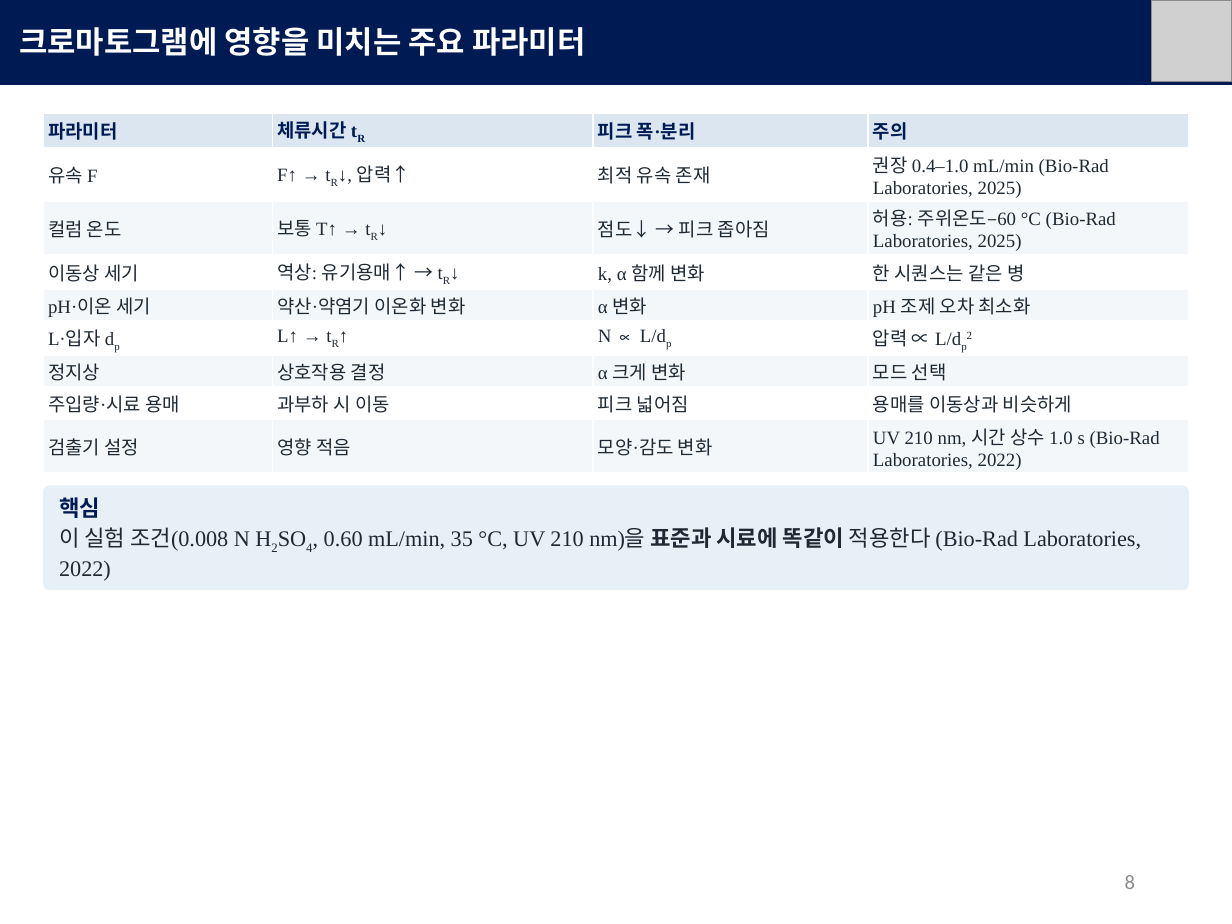
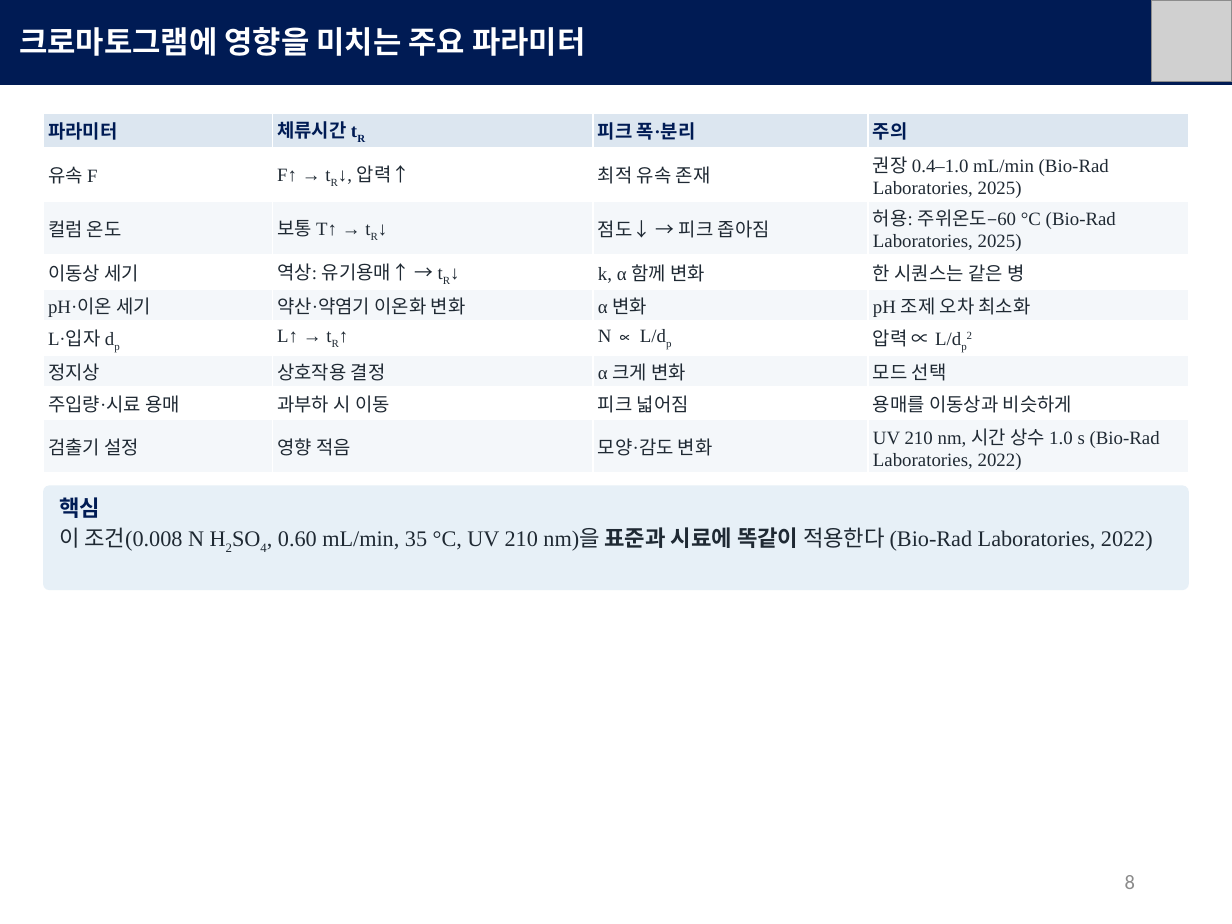
Before and after one commit to mingyu221/office, a slide deck: slide 8 of HPLC_formate_slides_KO.pptx. Drawn at 1232x924 pixels with LibreOffice and Linux fonts; fonts in the diff are those of the drawing; grey boxes stand for pictures. Boxes give left, top, right and bottom in pixels: in the first picture for what was removed or moved away, otherwise in the second. Text is boxed around its words. In the diff, an @@ line names an element or a change of style, - is before the commit and + after.

```diff
--- a/HPLC_formate_slides_KO.pptx
+++ b/HPLC_formate_slides_KO.pptx
@@ text at (x1=59, y1=527, x2=1153, y2=551): text changed @@
-이 실험 조건(0.008 N H2SO4, 0.60 mL/min, 35 °C, UV 210 nm)을 표준과 시료에 똑같이 적용한다 (Bio-Rad Laboratories, 2022)
+이 조건(0.008 N H2SO4, 0.60 mL/min, 35 °C, UV 210 nm)을 표준과 시료에 똑같이 적용한다 (Bio-Rad Laboratories, 2022)
```
Also in this commit, not shown: 3 other slides changed, 3 other files.
